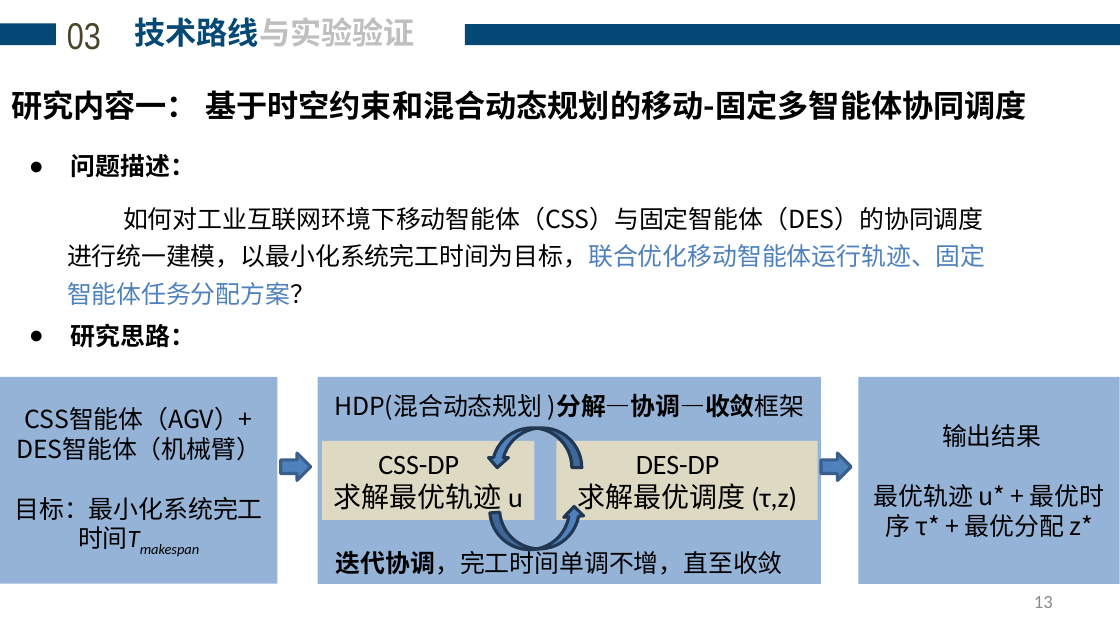
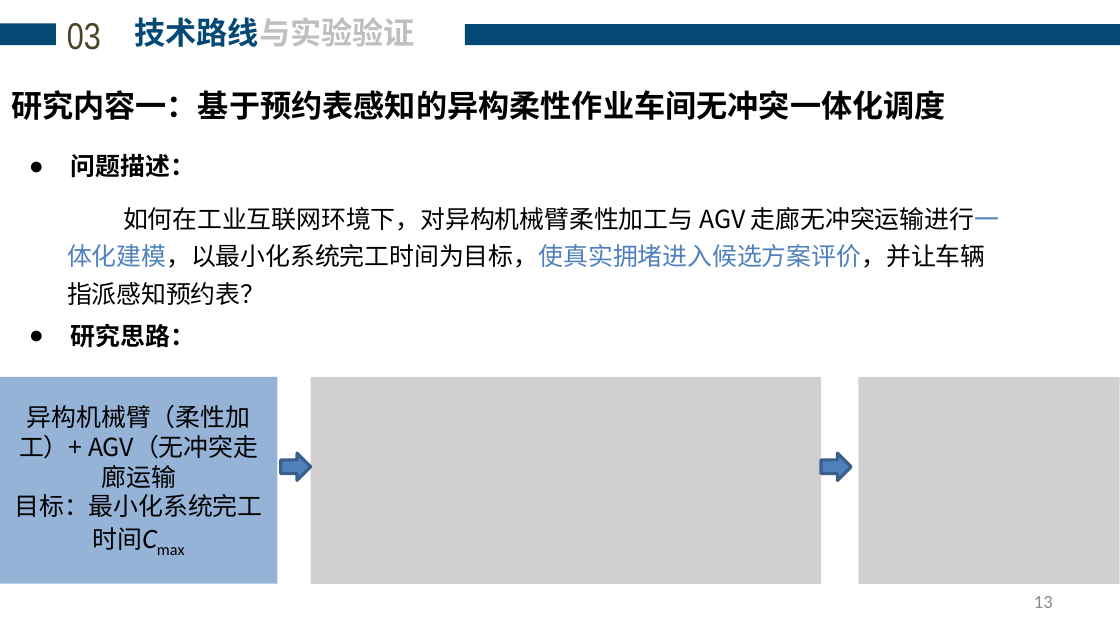
Before and after one commit to analyst2004lx/paper01, a slide deck: slide 13 of 开题报告/于琪-开题PPT(20260809) .pptx. Drawn at 1120x630 pixels with LibreOffice and Linux fonts; fonts in the diff are those of the drawing; grey boxes stand for pictures. Boxes give left, top, right and bottom in pixels: in the first picture for what was removed or moved away, otherwise in the second. Text is boxed around its words. In the diff, an @@ line names an element or a change of style, - is before the commit and + after.

```diff
--- a/开题报告/于琪-开题PPT(20260809) .pptx
+++ b/开题报告/于琪-开题PPT(20260809) .pptx
@@ text at (11, 90, 946, 120): text changed @@
-研究内容一： 基于时空约束和混合动态规划的移动-固定多智能体协同调度
+研究内容一：基于预约表感知的异构柔性作业车间无冲突一体化调度
@@ text at (67, 207, 999, 268): text changed @@
-如何对工业互联网环境下移动智能体（CSS）与固定智能体（DES）的协同调度进行统一建模，以最小化系统完工时间为目标，联合优化移动智能体运行轨迹、固定智能体任务分配方案？
+如何在工业互联网环境下，对异构机械臂柔性加工与 AGV 走廊无冲突运输进行一体化建模，以最小化系统完工时间为目标，使真实拥堵进入候选方案评价，并让车辆指派感知预约表？
@@ picture added at (310, 377, 821, 585) @@
@@ rectangle removed at (318, 377, 821, 585) @@
-HDP(混合动态规划 )分解—协调—收敛框架
@@ rectangle removed at (858, 377, 1119, 585) @@
-输出结果
-最优轨迹 u* + 最优时序 τ* + 最优分配 z*
@@ picture added at (858, 377, 1119, 585) @@
@@ text in rectangle at (15, 405, 263, 550): text changed @@
-CSS智能体（AGV）+ DES智能体（机械臂）
-目标：最小化系统完工时间Tmakespan
+异构机械臂（柔性加工）+ AGV（无冲突走廊运输
+目标：最小化系统完工时间Cmax
@@ rectangle removed at (321, 441, 534, 521) @@
-CSS-DP
-求解最优轨迹 u
@@ curved right arrow removed at (487, 428, 581, 468) @@
@@ rectangle removed at (557, 441, 818, 521) @@
-DES-DP
-求解最优调度 (τ,z)
@@ curved right arrow removed at (490, 506, 587, 552) @@
@@ text removed at (336, 547, 783, 575) @@
-迭代协调，完工时间单调不增，直至收敛
```
Also in this commit, not shown: 17 other slides changed, 1 slide added, 1 slide removed, 9 other files.
